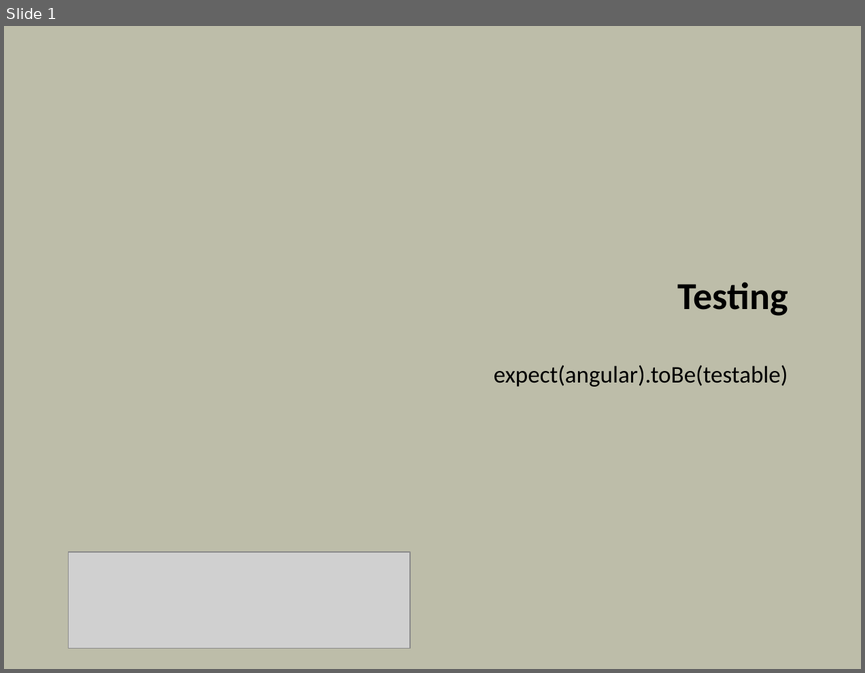
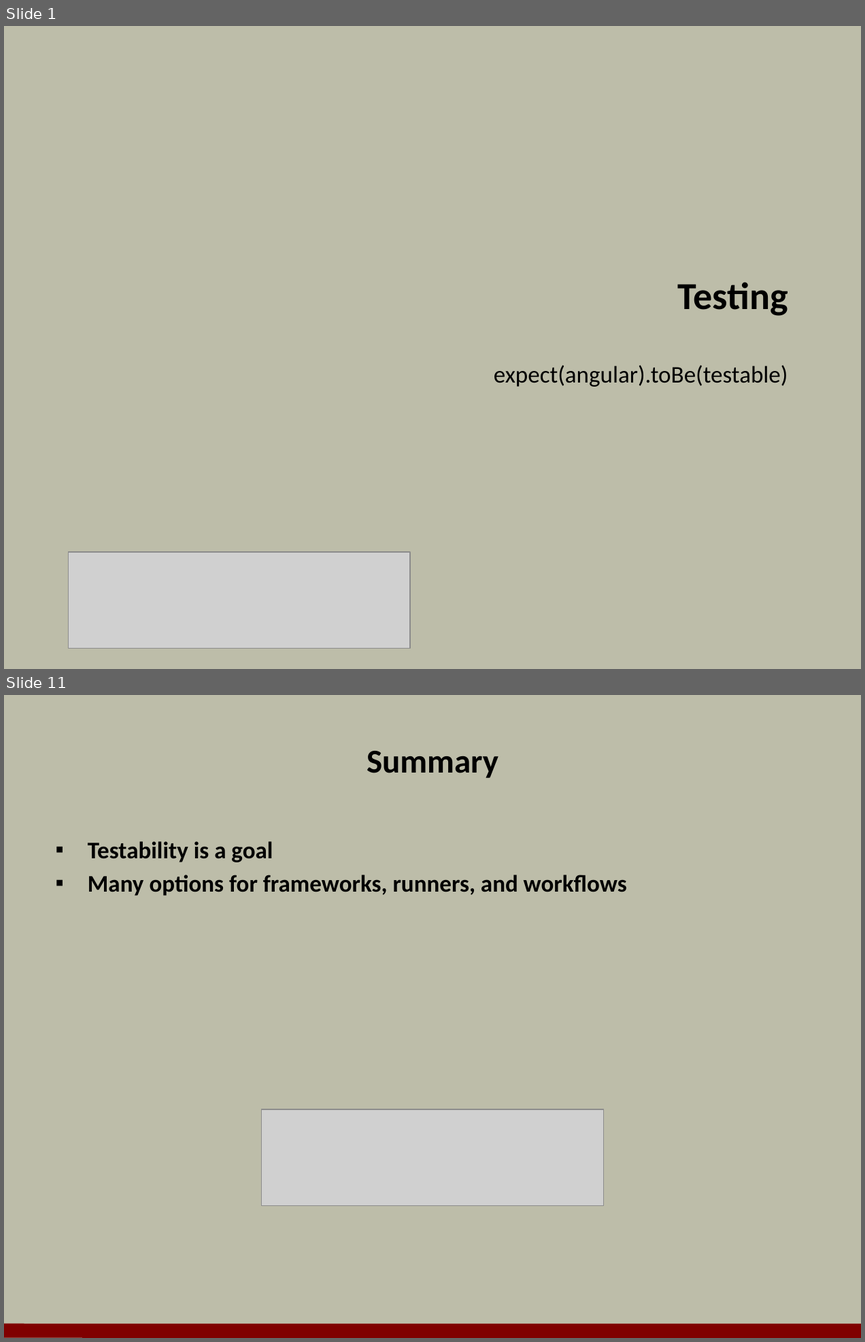
Before and after one commit to OdeToCode/classes, a slide deck: angularjs/slides/06_Testing.pptx. Shown one above the other, each under a label of ours: slide 1 before the commit, slides 1 and 11 after it; the slides between them are not shown. The pictures are 865x673 and 865x1342 pixels, drawn with LibreOffice and Linux fonts; fonts in the diff are those of the drawing; grey boxes stand for pictures; background and template pictures are left out. Boxes give left, top, right and bottom in pixels: in the first picture for what was removed or moved away, otherwise in the second. Text is boxed around its words. In the diff, an @@ line names an element or a change of style, - is before the commit and + after.

```diff
--- a/angularjs/slides/06_Testing.pptx
+++ b/angularjs/slides/06_Testing.pptx
@@ slide 11 added at [4, 695, 861, 1338], background #BDBDA9 @@
@@ title added at [366, 751, 498, 778], 28 pt, text #000000, bold @@
+Summary
@@ text added at [88, 841, 627, 896], 20 pt, text #000000, bold @@
+▪ Testability is a goal
+▪ Many options for frameworks, runners, and workflows
@@ picture added at [262, 1109, 604, 1206] @@
@@ line added from (4, 1330) to (861, 1331), #800000 12 pt @@
```
Also in this commit, not shown: 9 other slides added, 1 slide removed, 44 other files.
